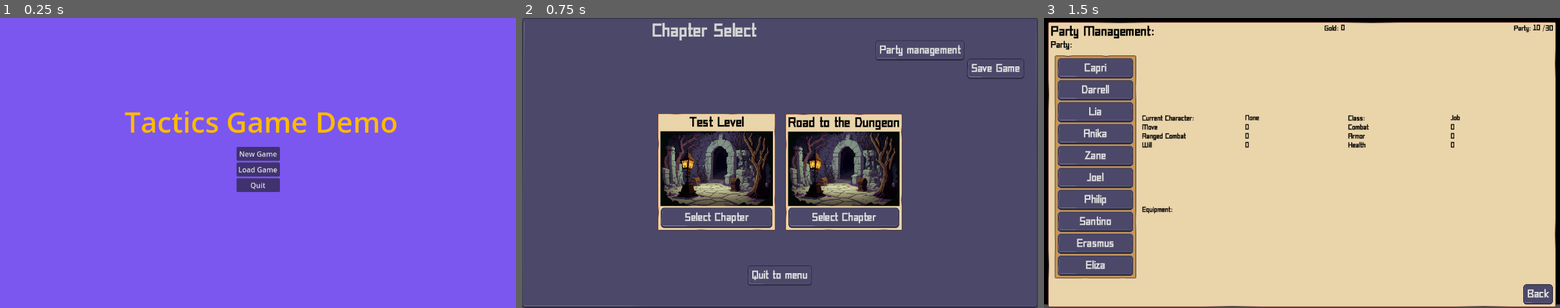
Above: before the commit, frames 1-3 (left to right).
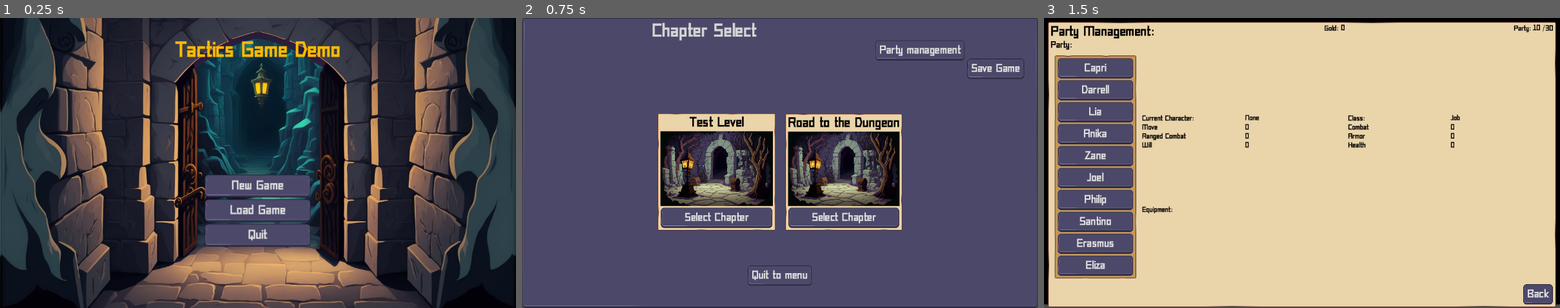
Above: after the commit, the same moments.

Repository: brianhall1313/dungeon-tactics
Game: Godot game, scene res://Scene/start_screen.tscn
Two runs of this game, one before a commit and one after it. Both use one fixed random seed, a clock stepped at 60 frames per second and the inputs below.
Inputs:
- Up to frame 1 (0.25 s): no input
- Up to frame 2 (0.75 s): click "New Game" at 0.5 s
- Up to frame 3 (1.5 s): click "Party management" at 1.25 s

The runs differ from the first frame. In frame 1, 100% of the frame differs, in the area x 0-100%, y 0-100%; in frame 2, nothing differs; in frame 3, nothing differs.

Commit message:
lots or small changes to make the game look prettier

Diff:
--- a/Global/global_signal_bus.gd
+++ b/Global/global_signal_bus.gd
@@ -23,3 +23,4 @@
 signal load_data(slot)
 signal game_over(victory)
 signal character_selected(character_name)#This is for party management specifically
+signal player_team_exhausted()
--- a/Scene/Character.gd
+++ b/Scene/Character.gd
@@ -37,6 +37,7 @@
 signal dead(character)
 
 func turn_start():
+	$Sprite2D.modulate=Color('WHITE')
 	for point in self.turn_tracker:
 		self.turn_tracker[point] = false
 	previous_position=self.position
@@ -171,6 +172,8 @@
 		turn_tracker['turn_complete']=true
 		print("turn is over "+self.character_name)
 		GlobalSignalBus.turn_over.emit(self)
+	if turn_tracker['turn_complete']==true:
+		$Sprite2D.modulate=Color('WEB GRAY')
 
 
 func take_damage(damage:int):
--- a/Scene/Map.gd
+++ b/Scene/Map.gd
@@ -376,9 +376,12 @@
 	fight_menus.position=Pointer.position
 	fight_menu.update_menu(current_character)
 
-func _on_turn_over(_character):
+func _on_turn_over(character):
 	board_state=get_board_state()
 	current_character=null
+	if character.faction == "player":
+		if players_list.is_turn_over():
+			GlobalSignalBus.player_team_exhausted.emit()
 	ui_update()
 
 
--- a/Scene/start_screen.tscn
+++ b/Scene/start_screen.tscn
@@ -1,7 +1,9 @@
-[gd_scene load_steps=4 format=3 uid="uid://kguod1ycjog6"]
+[gd_scene load_steps=6 format=3 uid="uid://kguod1ycjog6"]
 
 [ext_resource type="Script" path="res://Scene/start_screen.gd" id="1_va7rj"]
 [ext_resource type="AudioStream" uid="uid://c3cmpdqhgncjf" path="res://Sound/sonatina_letsadventure_1ATaleForTheJourney.wav" id="2_0am64"]
+[ext_resource type="Texture2D" uid="uid://cblhmx8nvd6ln" path="res://Art/dungeon background 4.png" id="2_hkpr0"]
+[ext_resource type="Theme" uid="uid://5fu88ou1dk5" path="res://Resources/dungeon_theme.tres" id="2_ogid0"]
 
 [sub_resource type="LabelSettings" id="LabelSettings_juqqs"]
 font_size = 64
@@ -10,24 +12,24 @@
 [node name="start_screen" type="Node2D"]
 script = ExtResource("1_va7rj")
 
-[node name="ColorRect" type="ColorRect" parent="."]
-offset_right = 1166.0
-offset_bottom = 661.0
-color = Color(0.482353, 0.341176, 0.941176, 1)
+[node name="ColorRect" type="TextureRect" parent="."]
+offset_top = -100.0
+offset_right = 1536.0
+offset_bottom = 924.0
+scale = Vector2(0.75, 0.75)
+theme = ExtResource("2_ogid0")
+texture = ExtResource("2_hkpr0")
 
 [node name="Label" type="Label" parent="ColorRect"]
 layout_mode = 1
-anchors_preset = 8
+anchors_preset = 5
 anchor_left = 0.5
-anchor_top = 0.5
 anchor_right = 0.5
-anchor_bottom = 0.5
-offset_left = -76.5
-offset_top = -113.0
-offset_right = 76.5
-offset_bottom = -87.0
+offset_left = -244.5
+offset_top = 200.0
+offset_right = 244.5
+offset_bottom = 263.0
 grow_horizontal = 2
-grow_vertical = 2
 text = "Tactics Game Demo"
 label_settings = SubResource("LabelSettings_juqqs")
 
@@ -38,12 +40,13 @@
 anchor_top = 0.5
 anchor_right = 0.5
 anchor_bottom = 0.5
-offset_left = -55.0
-offset_top = -42.5
-offset_right = 42.0
-offset_bottom = 143.5
+offset_left = -160.0
+offset_top = 88.0
+offset_right = 52.0
+offset_bottom = 387.0
 grow_horizontal = 2
 grow_vertical = 2
+scale = Vector2(1.5, 1.5)
 
 [node name="new_game" type="Button" parent="ColorRect/VBoxContainer"]
 layout_mode = 2
--- a/Scene/ui.gd
+++ b/Scene/ui.gd
@@ -7,6 +7,11 @@
 @onready var turn_end_button=$"turn end"
 signal continue_pressed
 signal end_turn_pressed
+
+
+func _ready():
+	GlobalSignalBus.connect('player_team_exhausted',_show_turn_end)
+
 
 
 func turn_end_trigger():
@@ -56,3 +61,8 @@
 func _on_turn_end_button_up():
 	end_turn_pressed.emit()
 	turn_end_button.hide()
+
+
+func _show_turn_end():
+	turn_end_button.show()
+	turn_end_button.grab_focus()
